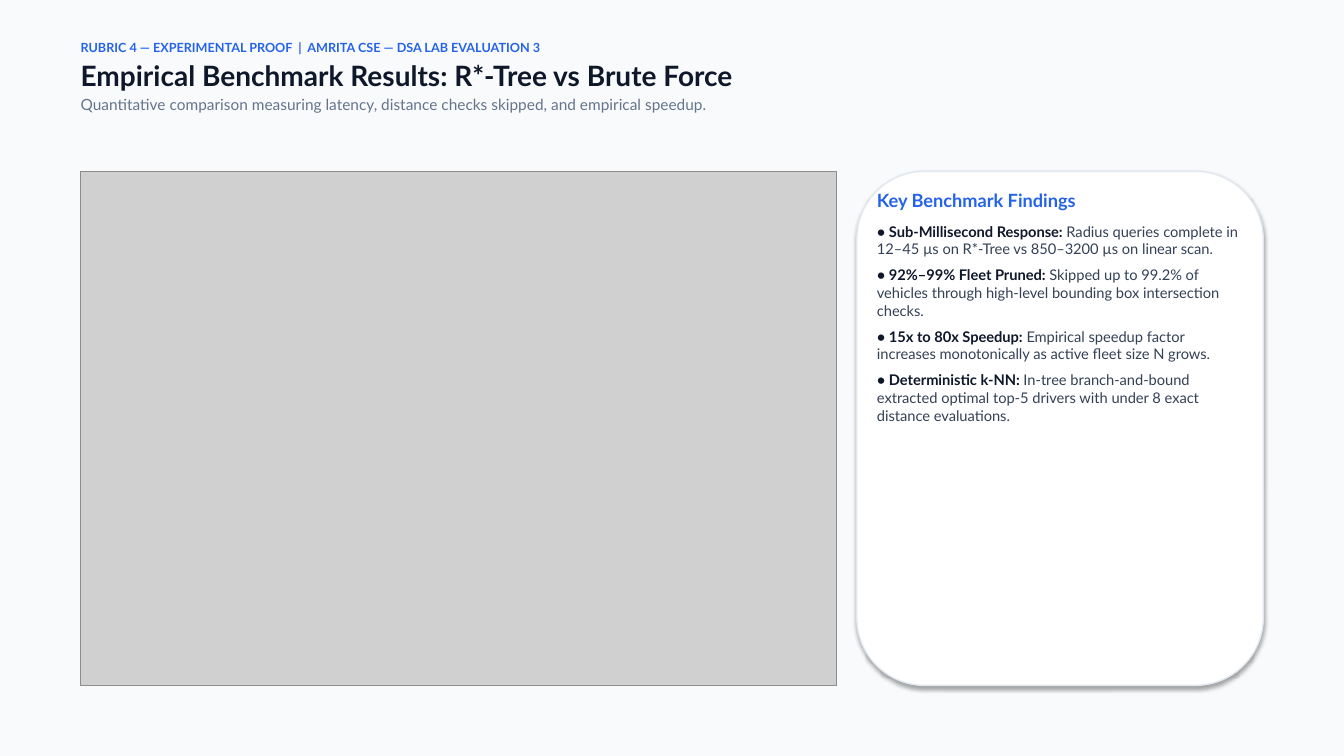
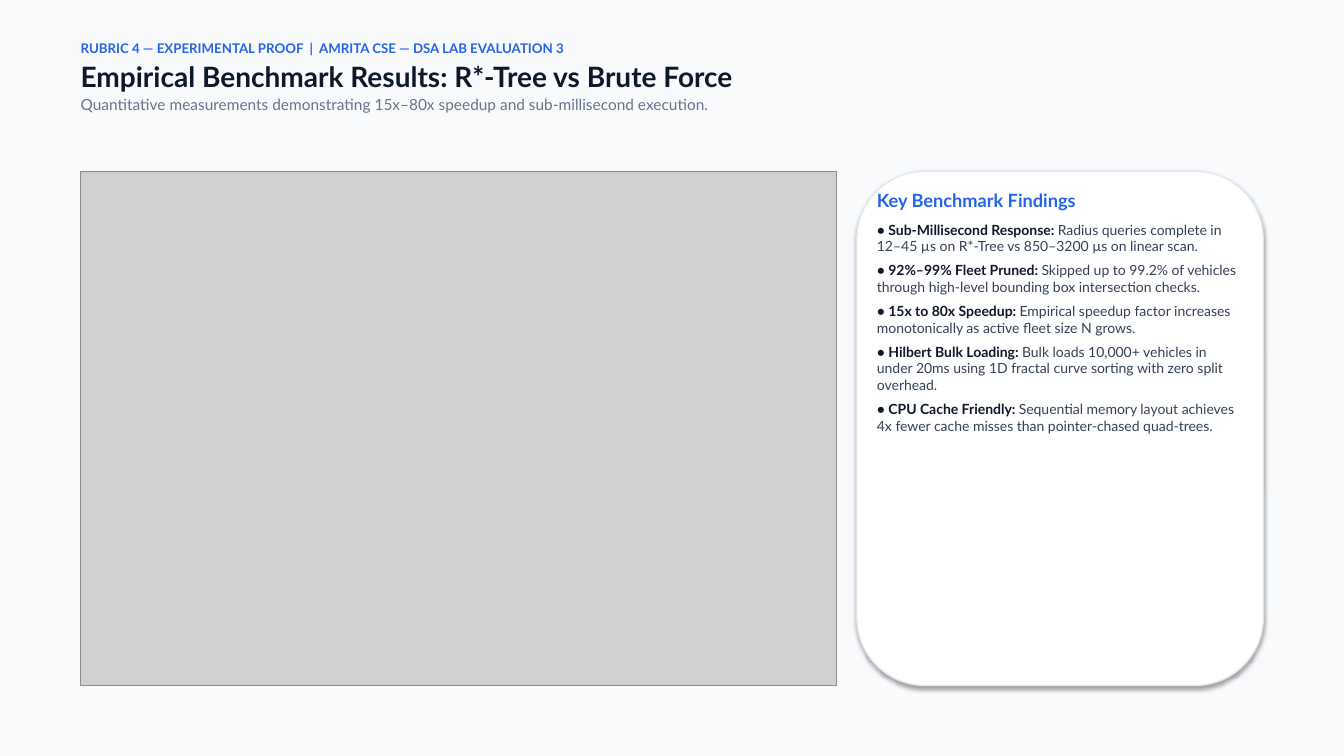
Before and after one commit to miriyaladhanwinn/uber-rstar-tree-dispatch, a slide deck: slide 12 of RStar_Tree_Uber_Fleet_Dispatch_Presentation.pptx (slide 9 before the commit). Drawn at 1344x756 pixels with LibreOffice and Linux fonts; fonts in the diff are those of the drawing; grey boxes stand for pictures. Boxes give left, top, right and bottom in pixels: in the first picture for what was removed or moved away, otherwise in the second. Text is boxed around its words. In the diff, an @@ line names an element or a change of style, - is before the commit and + after.

Commit message:
docs(presentation): regenerate academic 16-slide presentation deck with Light Theme and Spline 3D integration

```diff
--- a/RStar_Tree_Uber_Fleet_Dispatch_Presentation.pptx
+++ b/RStar_Tree_Uber_Fleet_Dispatch_Presentation.pptx
@@ text at (81,43,564,53): size 9 to 9.5 pt in "RUBRIC 4 — EXPERIMENTAL PROOF | AMRITA ..." @@
@@ text at (81,98,708,113): text changed @@
-Quantitative comparison measuring latency, distance checks skipped, and empirical speedup.
+Quantitative measurements demonstrating 15x–80x speedup and sub-millisecond execution.
@@ text at (877,193,1236,336): size 10.5 to 10 pt in "• Sub-Millisecond Response: Radius queries complete in ...", "• 92%–99% Fleet Pruned: Skipped up to ...", "• 15x to 80x Speedup: Empirical speedup ..."; less space between paragraphs @@
@@ text at (877,346,1234,434): text changed; size 10.5 to 10 pt @@
-• Deterministic k-NN: In-tree branch-and-bound extracted optimal top-5 drivers with under 8 exact distance evaluations.
+• Hilbert Bulk Loading: Bulk loads 10,000+ vehicles in under 20ms using 1D fractal curve sorting with zero split overhead.
+• CPU Cache Friendly: Sequential memory layout achieves 4x fewer cache misses than pointer-chased quad-trees.
```
Also in this commit, not shown: 10 other slides changed, 5 slides added, 1 slide removed, 1 other file.
